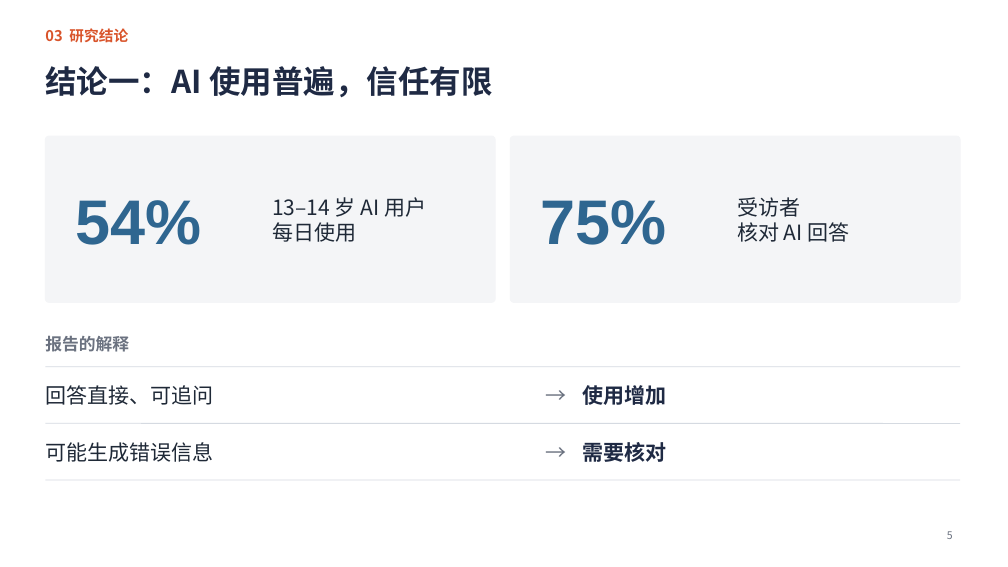
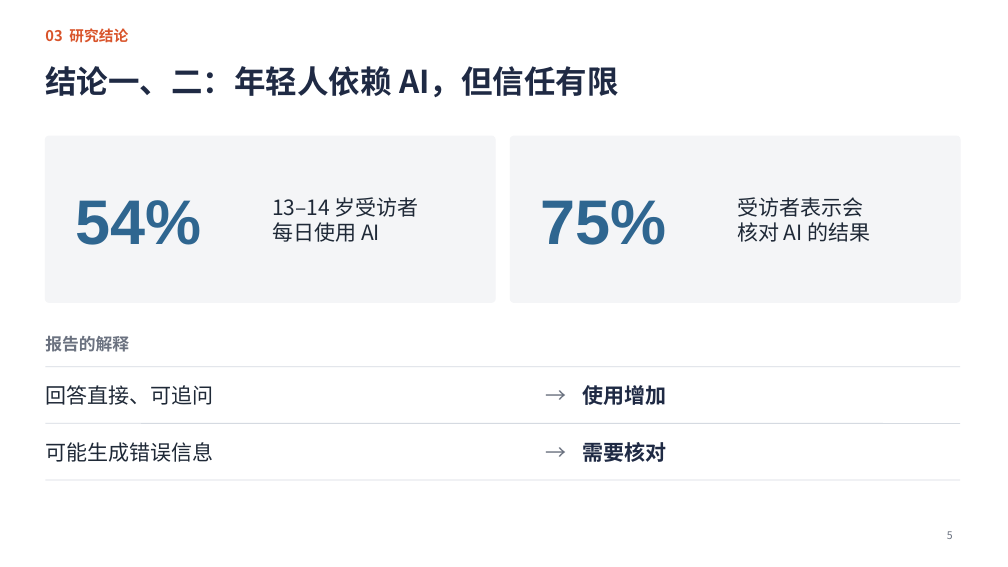
Before and after one commit to jayleo113/ppt, a slide deck: slide 5 of Gracenote报告解读_课堂汇报.pptx. Drawn at 1008x567 pixels with LibreOffice and Linux fonts; fonts in the diff are those of the drawing. Boxes give left, top, right and bottom in pixels: in the first picture for what was removed or moved away, otherwise in the second. Text is boxed around its words. In the diff, an @@ line names an element or a change of style, - is before the commit and + after.

```diff
--- a/Gracenote报告解读_课堂汇报.pptx
+++ b/Gracenote报告解读_课堂汇报.pptx
@@ title at (45,66,619,97): text changed @@
-结论一：AI 使用普遍，信任有限
+结论一、二：年轻人依赖 AI，但信任有限
@@ text at (272,197,419,242): text changed @@
-13–14 岁 AI 用户
-每日使用
+13–14 岁受访者
+每日使用 AI
@@ text at (737,197,871,242): text changed @@
-受访者
-核对 AI 回答
+受访者表示会
+核对 AI 的结果
```
Also in this commit, not shown: 6 other slides changed, 1 slide added, 1 slide removed, 5 other files.
